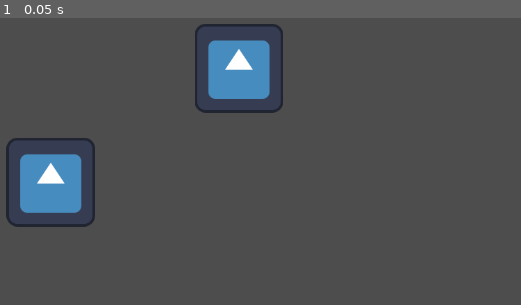
Above: before the commit, frame 1.
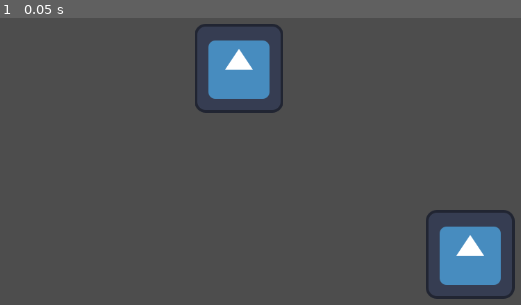
Above: after the commit, the same moment.

Repository: JhonyC13/guess-the-word-godot
Game: Godot game, scene res://teste_github.tscn
Two runs of this game, one before a commit and one after it. Both use one fixed random seed, a clock stepped at 60 frames per second and the inputs below. This scene is started directly instead of the project's main scene. The engine's default icon, where the game draws it, is replaced by a stand-in: a white triangle on a blue panel in a dark square.
Inputs:
- Up to frame 1 (0.05 s): no input

The runs differ from the first frame. In frame 1, 6.2% of the frame differs, in the area x 1-99%, y 41-98%.

Commit message:
teste commit

Diff:
--- a/teste_github.tscn
+++ b/teste_github.tscn
@@ -11,5 +11,5 @@
 texture = ExtResource("1_qyjep")
 
 [node name="Sprite2D2" type="Sprite2D" parent="."]
-position = Vector2(292, 330)
+position = Vector2(896, 434)
 texture = ExtResource("1_qyjep")
